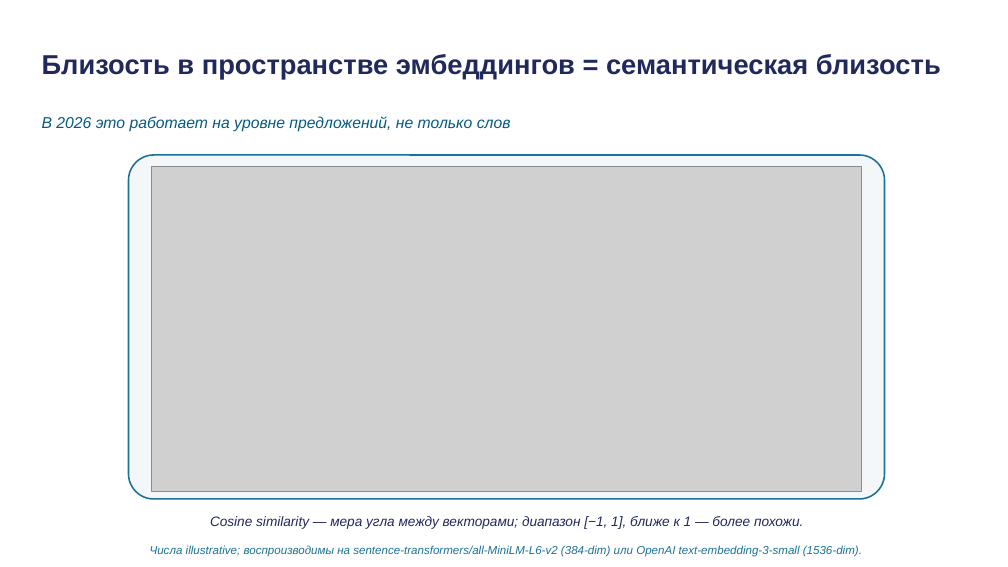
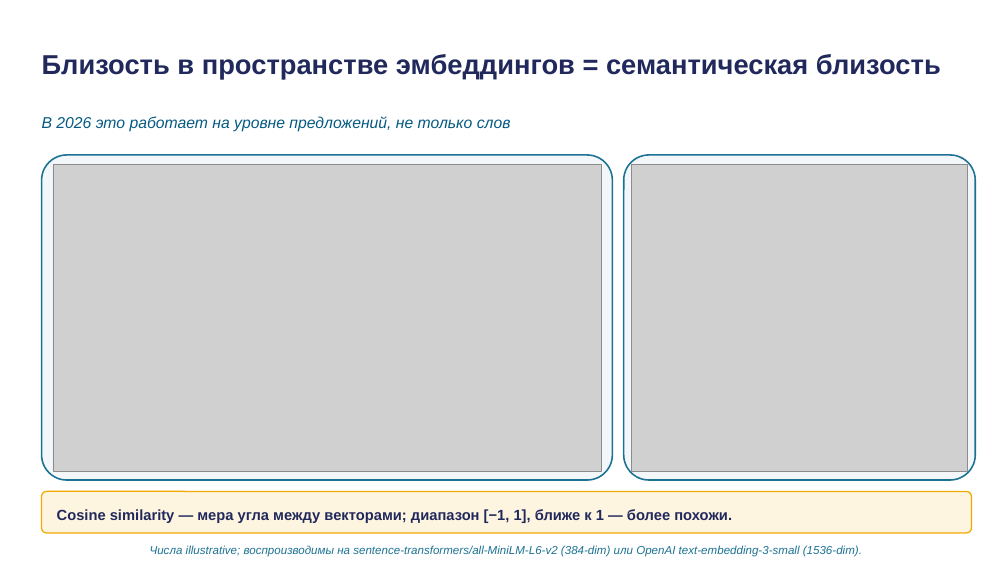
Before and after one commit to tellina-study/AI-usage-lessons, a slide deck: slide 15 of library/lectures/lec-02/rendered/lec-02.pptx (slide 13 before the commit). Drawn at 1008x567 pixels with LibreOffice and Linux fonts; fonts in the diff are those of the drawing; grey boxes stand for pictures. Boxes give left, top, right and bottom in pixels: in the first picture for what was removed or moved away, otherwise in the second. Text is boxed around its words. In the diff, an @@ line names an element or a change of style, - is before the commit and + after.

```diff
--- a/library/lectures/lec-02/rendered/lec-02.pptx
+++ b/library/lectures/lec-02/rendered/lec-02.pptx
@@ rounded rectangle: place and size @@
-rounded rectangle at bbox=[129, 155, 885, 499]
+rounded rectangle at bbox=[42, 155, 613, 480]
@@ rounded rectangle at bbox=[42, 155, 613, 480]: proportions changed @@
@@ picture: place and size @@
-picture at bbox=[151, 166, 862, 492]
+picture at bbox=[53, 165, 601, 471]
@@ rounded rectangle added at bbox=[624, 155, 975, 480], fill #F4F7FA, outline #1C7293 1.5 pt @@
@@ picture added at bbox=[631, 165, 968, 471] @@
@@ rounded rectangle added at bbox=[42, 492, 972, 533], fill #FEF5E0, outline #F0AB00 1.2 pt @@
@@ text "Cosine similarity — мера угла ...": place and size @@
-text "Cosine similarity — мера угла ..." at bbox=[210, 516, 803, 529]
+text "Cosine similarity — мера угла ..." at bbox=[57, 509, 732, 523]
@@ text "Cosine similarity — мера угла ..." at bbox=[57, 509, 732, 523]: size 13 to 14 pt, bold on, italic off; alignment centre to left; line spacing 1.15 to 1.25; vertical alignment top to middle @@
```
Also in this commit, not shown: 5 other slides changed, 5 slides added, 3 slides removed, 47 other files.
